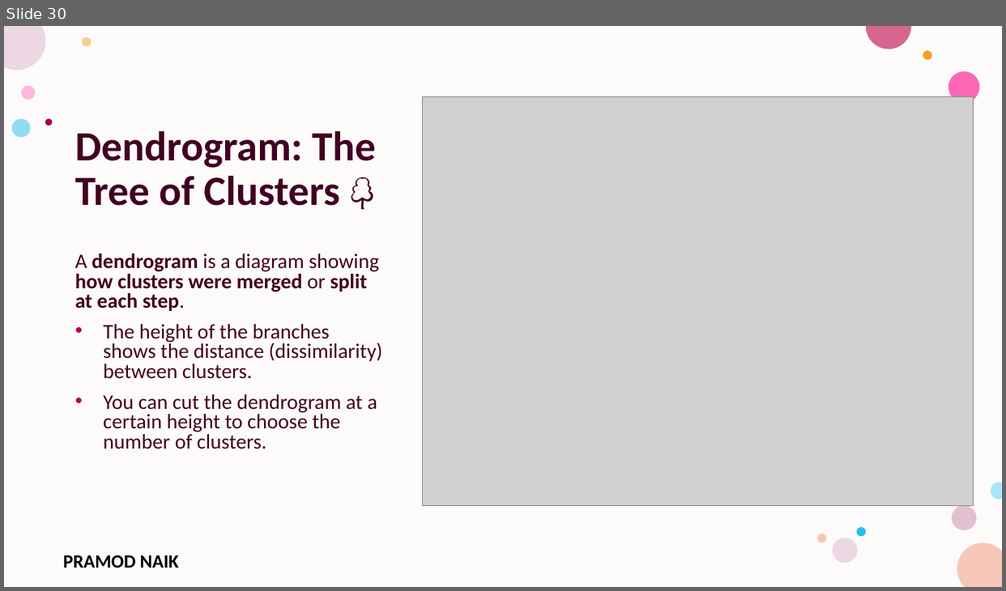
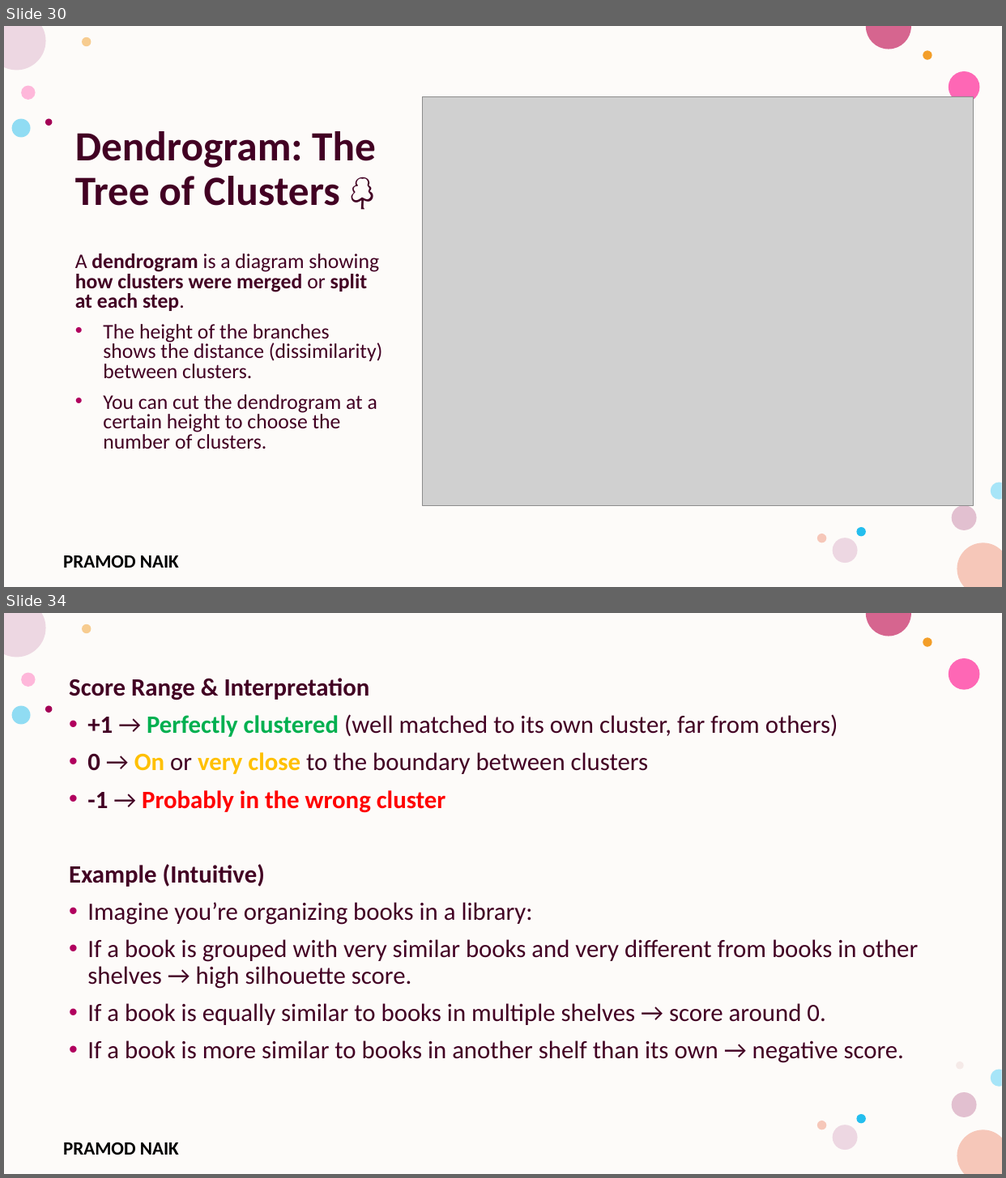
Before and after one commit to PRAMODNAIK-DEV/MCA-2nd-Sem-ML-Data-Analytics-Shridevi-College, a slide deck: Theory Class-Notes/Unit-3 Unsupervised Learning.pptx. Shown one above the other, each under a label of ours: slide 30 before the commit, slides 30 and 34 after it; the slides between them are not shown. The pictures are 1006x591 and 1006x1178 pixels, drawn with LibreOffice and Linux fonts; fonts in the diff are those of the drawing; grey boxes stand for pictures; background and template pictures are left out. Boxes give left, top, right and bottom in pixels: in the first picture for what was removed or moved away, otherwise in the second. Text is boxed around its words. In the diff, an @@ line names an element or a change of style, - is before the commit and + after.

Commit message:
Completed Clustering Theory and Lab.

```diff
--- a/Theory Class-Notes/Unit-3 Unsupervised Learning.pptx
+++ b/Theory Class-Notes/Unit-3 Unsupervised Learning.pptx
@@ slide 34 added at (4, 613, 1002, 1174), background #FFFFFF; not listed: 16 template elements that a slide beside it also shows @@
@@ text added at (69, 678, 918, 1063), 24 pt, text #420023 @@
+Score Range & Interpretation
+• +1 → Perfectly clustered (well matched to its own cluster, far from others)
+• 0 → On or very close to the boundary between clusters
+• -1 → Probably in the wrong cluster
+Example (Intuitive)
+• Imagine you’re organizing books in a library:
+• If a book is grouped with very similar books and very different from books in other shelves → high silhouette score.
+• If a book is equally similar to books in multiple shelves → score around 0.
+• If a book is more similar to books in another shelf than its own → negative score.
@@ ellipse added at (957, 1063, 964, 1070), fill #E3BEBE at 28% opacity @@
```
Also in this commit, not shown: 1 slide changed, 31 other slides added, 3 other files.
